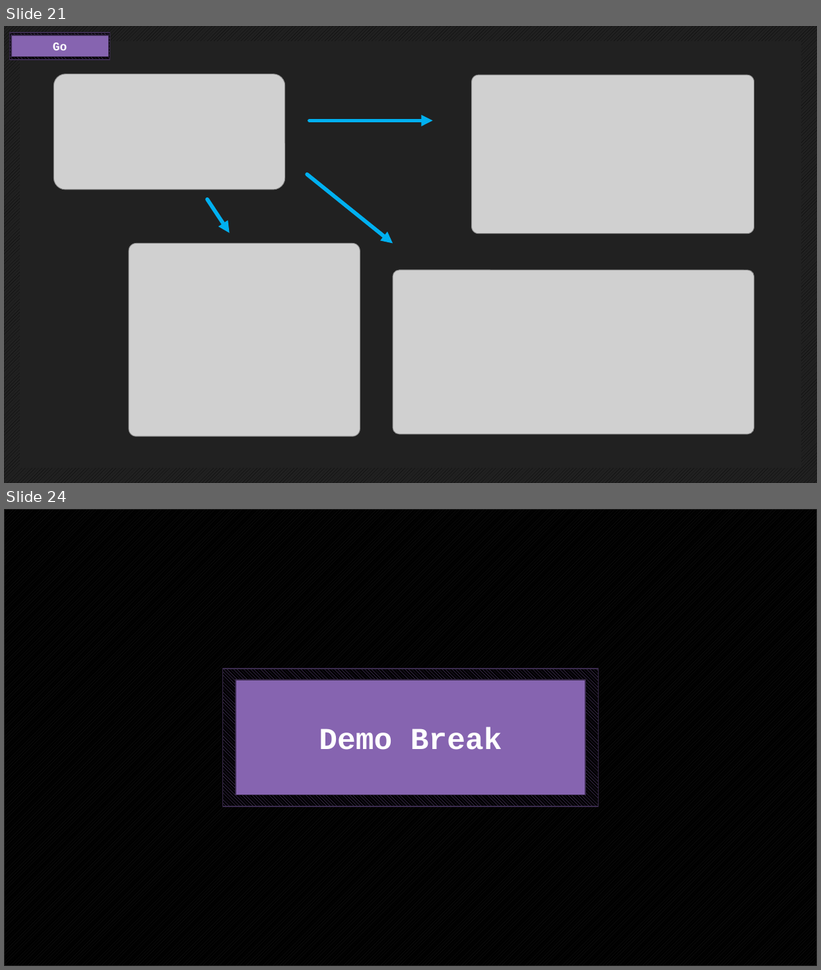
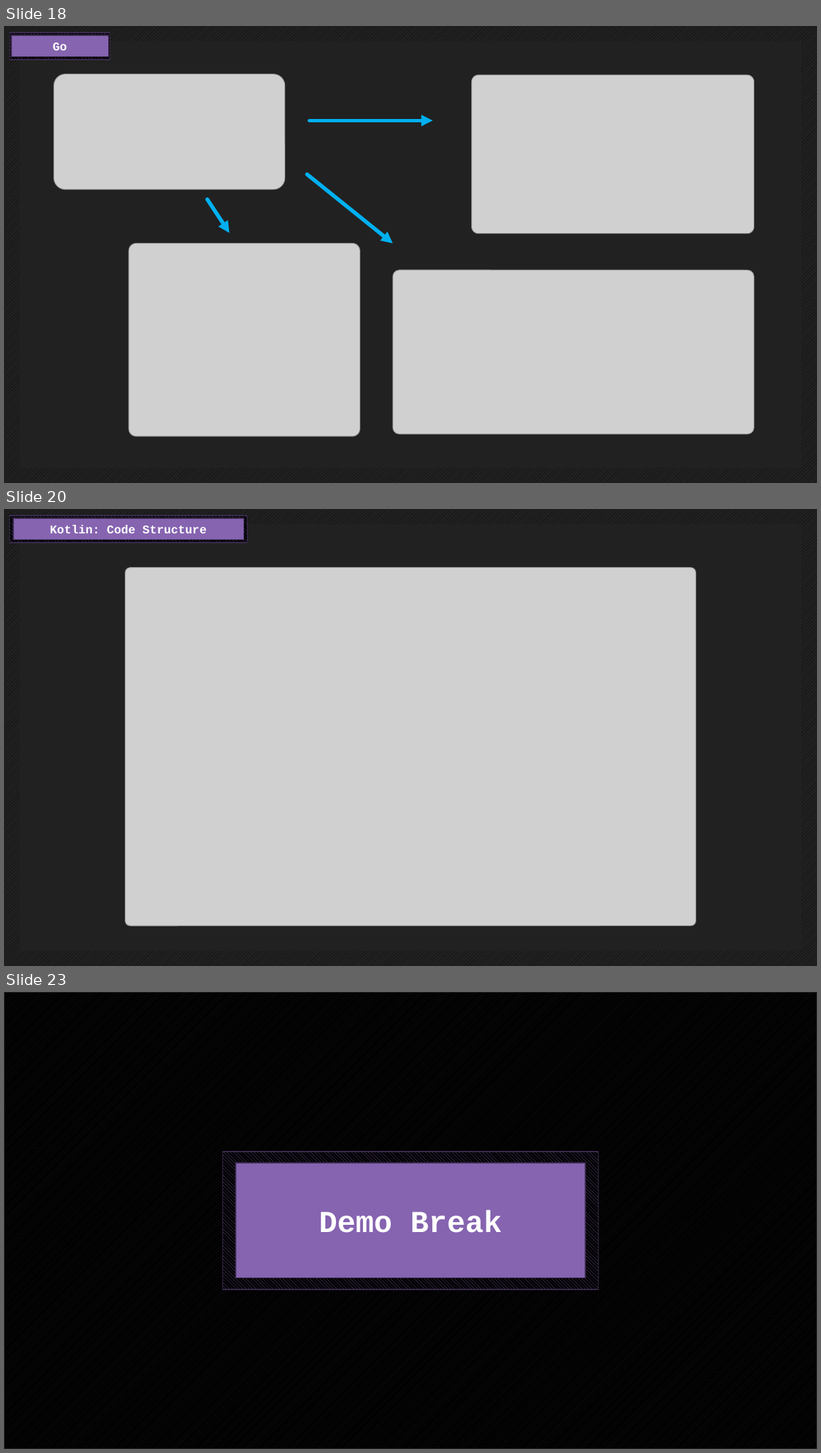
Before and after one commit to endorivium/informational-mastery, a slide deck: KP/1_AbschlussPräsentation/KP_AbschlussPräsentation_Kotlin.pptx. Shown one above the other, each under a label of ours: slides 21 and 24 before the commit, slides 18, 20 and 23 after it; the slides between them are not shown. The pictures are 821x970 and 821x1453 pixels, drawn with LibreOffice and Linux fonts; fonts in the diff are those of the drawing; grey boxes stand for pictures; background and template pictures are left out. Boxes give left, top, right and bottom in pixels: in the first picture for what was removed or moved away, otherwise in the second. Text is boxed around its words. In the diff, an @@ line names an element or a change of style, - is before the commit and + after.

```diff
--- a/KP/1_AbschlussPräsentation/KP_AbschlussPräsentation_Kotlin.pptx
+++ b/KP/1_AbschlussPräsentation/KP_AbschlussPräsentation_Kotlin.pptx
@@ slide 20 added at (4,509,817,966), background pattern #000000 on #212121 @@
@@ rectangle added at (9,516,248,543), fill pattern #8664B0 on #000000, outline #3B2C4D 1.25 pt @@
@@ rectangle added at (13,518,244,539), fill #8664B0, outline #3B2C4D 1.25 pt, 14 pt, text #FFFFFF, bold @@
+Kotlin: Code Structure
@@ rectangle added at (20,525,801,951), fill #212121, outline #212121 1.25 pt @@
@@ picture added at (125,568,696,926) @@
@@ what was slide 21 is now slide 18 @@
@@ what was slide 24 is now slide 23 @@
```
Also in this commit, not shown: 6 slides changed, 1 other slide added, 3 slides removed.
